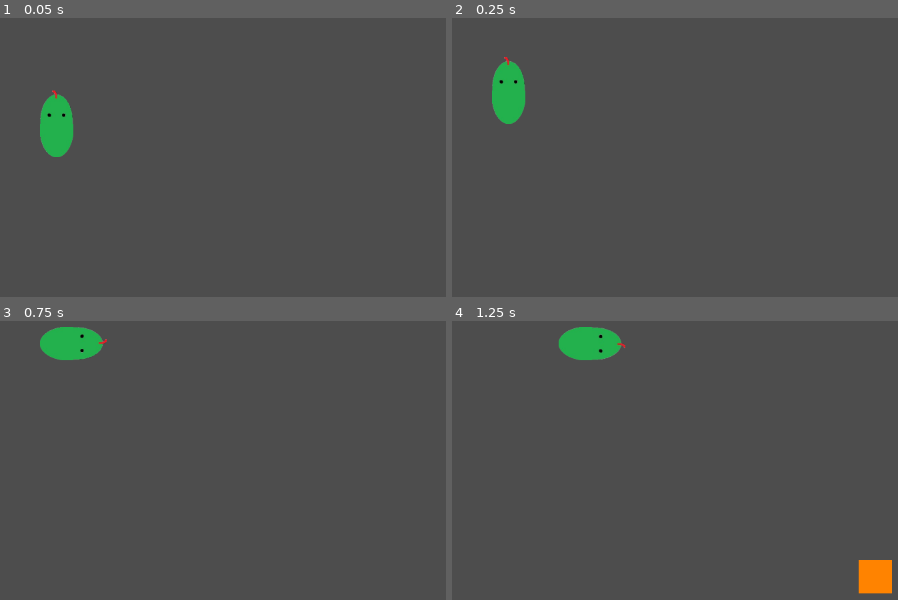
Above: before the commit, frames 1-4 (two rows, left to right).
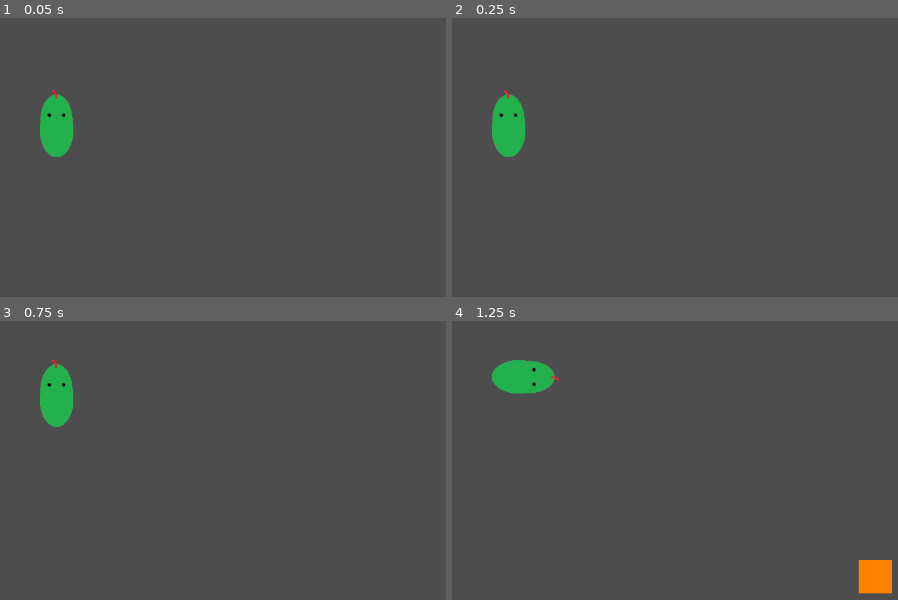
Above: after the commit, the same moments.

Repository: wabtytsai/snake-game
Game: Godot game, scene res://main.tscn
Two runs of this game, one before a commit and one after it. Both use one fixed random seed, a clock stepped at 60 frames per second and the inputs below.
Inputs:
- Up to frame 1 (0.05 s): no input
- Up to frame 2 (0.25 s): no input
- Up to frame 3 (0.75 s): hold Right (move_right) from 0.53 s (still down)
- Up to frame 4 (1.25 s): keep holding Right (move_right)

Frame 1 is identical in both runs. In frame 2, 1.8% of the frame differs, in the area x 8-17%, y 13-50%; in frame 3, 2.8%, in the area x 8-24%, y 2-38%; in frame 4, 2.8%.

Commit message:
add simple speed up logic after eating a fruit

Diff:
--- a/main.gd
+++ b/main.gd
@@ -9,8 +9,6 @@
 func _ready() -> void:
     var tail = tail_scene.instantiate()
     $Snake.add_next_body(tail)
-    tail.set_speed(grid_size)
-    $Snake.set_speed(grid_size)
     add_child(tail)
     $FruitTimer.start()
 
@@ -18,7 +16,8 @@
 func _on_fruit_eaten() -> void:
     var body = body_scene.instantiate()
     $Snake.add_next_body(body)
-    add_child(body)
+    $Snake.speed_up()
+    call_deferred("add_child", body)
     $FruitTimer.start()
 
 func _on_fruit_timer_timeout() -> void:
--- a/snake/snake.gd
+++ b/snake/snake.gd
@@ -1,21 +1,21 @@
 extends Area2D
 
-var speed = 50
+var grid_size = 50
 var last_velocity = Vector2(0, -1)
 var is_moving = false
-var move_delay = 0.2
+var move_delay = 0.5
 var next_body: SnakeBody = null
 
 func _ready() -> void:
     is_moving = false
     $Head.play()
 
-func set_speed(new_speed):
-    speed = new_speed
 
+func speed_up() -> void:
+    move_delay *= 0.9
 
 func add_next_body(body: SnakeBody) -> void:
-    body.position = position + last_velocity * -speed
+    body.position = position + last_velocity * -grid_size
     var old_body = next_body
     next_body = body
     body.add_next_body(old_body)
@@ -37,7 +37,7 @@
 
     if is_moving == false:
         var old_position = position
-        position += last_velocity * speed
+        position += last_velocity * grid_size
         next_body.move(old_position, position)
         set_animation(last_velocity)
 
--- a/snake/tail.gd
+++ b/snake/tail.gd
@@ -1,17 +1,13 @@
 extends SnakeBody
 
-var speed = 50
-
-func set_speed(new_speed):
-    speed = new_speed
-
+var grid_size = 50
 
 func move(new_position, parent_position):
     position = new_position
     set_animation(parent_position - position)
 
 func set_animation(direction: Vector2) -> void:
-    var degrees = direction.x / speed * 90 + direction.y / speed * 180
+    var degrees = direction.x / grid_size * 90 + direction.y / grid_size * 180
     if direction.y < 0:
         degrees = 0
     $Sprite.set_global_rotation_degrees(degrees)
